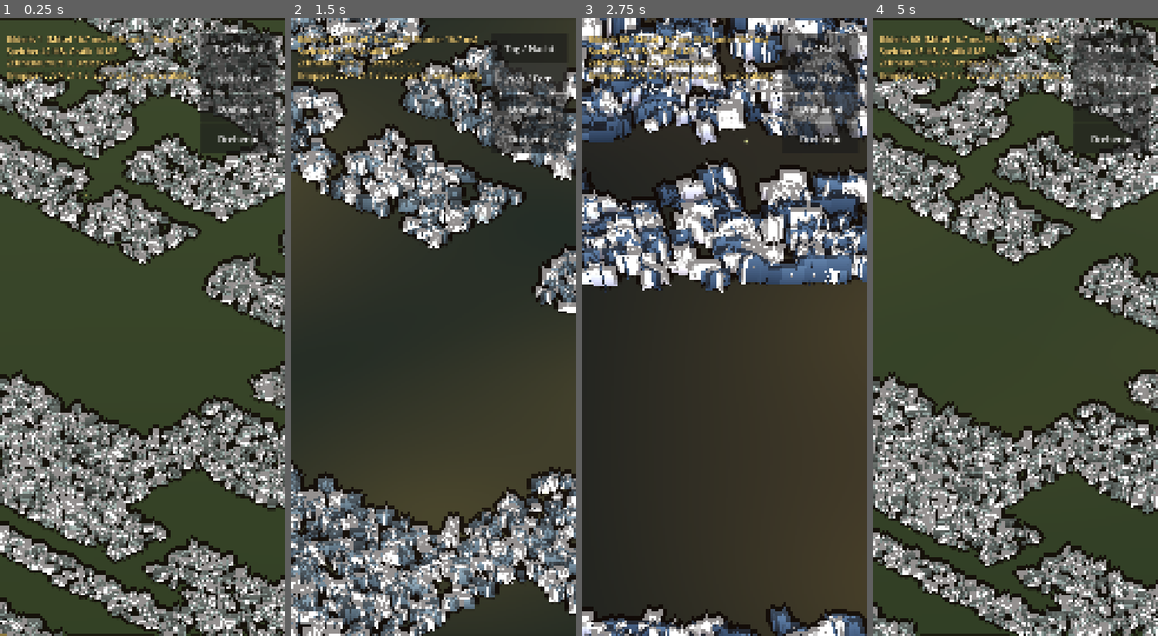
Above: before the commit, frames 1-4 (left to right).
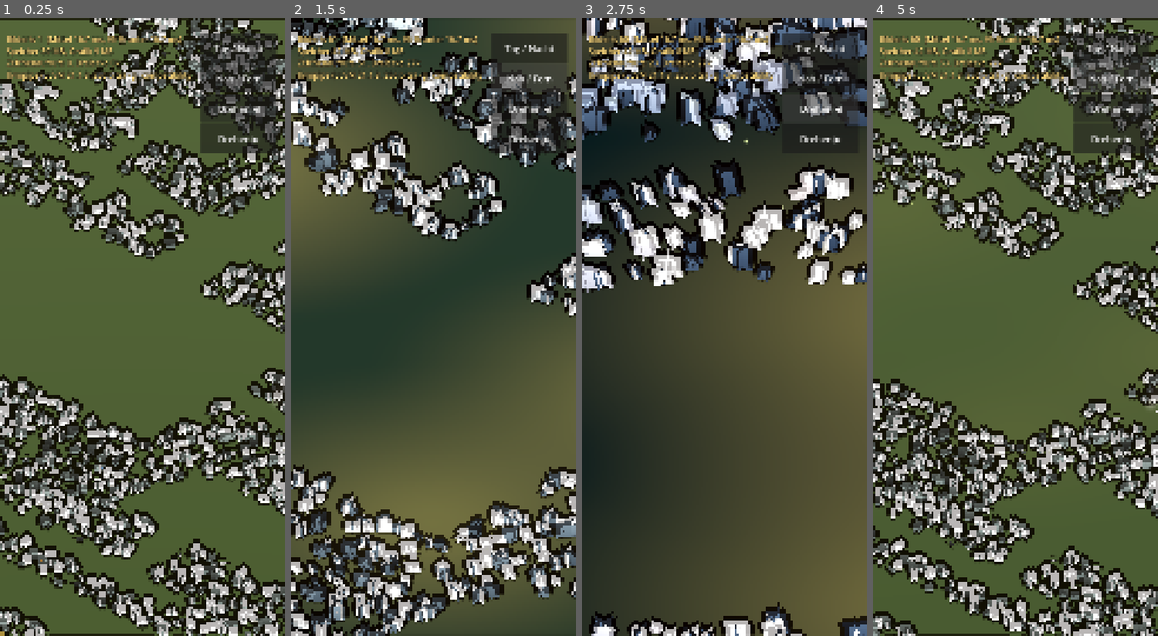
Above: after the commit, the same moments.

Repository: tramour-cmyk/androidapp_rpg_bornim
Game: Godot game, scene res://main.tscn
The game is run twice, just before and just after one commit, with the same random seed, the same clock (stepped at 60 frames per second) and the same inputs.
Inputs:
- Up to frame 1 (0.25 s): no input
- Up to frame 2 (1.5 s): click "Tag / Nacht" at 0.5 s; click "Nah / Fern" at 1.25 s
- Up to frame 3 (2.75 s): click "Drehen ◀" at 2 s
- Up to frame 4 (5 s): click "Drehen ▶" at 2.75 s; click "Tag / Nacht" at 3.5 s; click "Nah / Fern" at 4.25 s

The runs differ from the first frame. In frame 1, 89% of the frame differs, in the area x 0-100%, y 0-100%; in frame 2, 57%; in frame 3, 53%; in frame 4, 89%.

Commit message:
348.5: Farben gedaempft, Schiefer dunkler, Pflaster unregelmaessiger, Schnitt nur auf der Blickachse, Fackel mit Flamme, weniger Gras, Haut waermer
Co-Authored-By: Claude Opus 5.5 <noreply@anthropic.com>
Claude-Session: https://claude.ai/code/session_01PeWFfcPupSrACKfTFYWMRK

Diff:
--- a/tools/godot348/halm.gdshader
+++ b/tools/godot348/halm.gdshader
@@ -18,7 +18,7 @@
 void fragment() {
 	vec4 c = texture(tex, UV);
 	if (c.a < 0.5) discard;
-	ALBEDO = c.rgb * tint * (0.65 + 0.35 * (1.0 - UV.y));
+	ALBEDO = c.rgb * tint * (0.82 + 0.18 * (1.0 - UV.y));
 	ROUGHNESS = 1.0; SPECULAR = 0.0; METALLIC = 0.0;
 }
 void light() {
--- a/tools/godot348/main.gd
+++ b/tools/godot348/main.gd
@@ -62,7 +62,7 @@
 	pm.size = Vector2(120, 120)
 	wiese.mesh = pm
 	var wm := StandardMaterial3D.new()
-	wm.albedo_color = Color(0.09, 0.13, 0.07)   # Waldrand ausserhalb der Karte
+	wm.albedo_color = Color(0.16, 0.21, 0.11)   # Waldrand ausserhalb der Karte
 	wm.roughness = 1.0
 	wiese.material_override = wm
 	wiese.position = Vector3(float(info["spalten"]) * ts / 2, -0.03, float(info["zeilen"]) * ts / 2)
@@ -222,6 +222,9 @@
 	env.background_mode = Environment.BG_COLOR
 	env.ambient_light_source = Environment.AMBIENT_SOURCE_COLOR
 	env.tonemap_mode = Environment.TONE_MAPPER_FILMIC
+	env.adjustment_enabled = true
+	env.adjustment_saturation = 0.8
+	env.adjustment_contrast = 1.06
 	var we := WorldEnvironment.new()
 	we.environment = env
 	add_child(we)
@@ -230,7 +233,7 @@
 		var o := OmniLight3D.new()
 		var p: Array = l["pos"]
 		o.position = Vector3(p[0], p[2], -p[1]) * S
-		o.omni_range = 9.0
+		o.omni_range = 7.0
 		o.light_color = Color(1.0, 0.7, 0.38)
 		o.omni_attenuation = 1.2
 		add_child(o)
@@ -242,9 +245,9 @@
 	sun.light_energy = lerpf(1.3, 0.5, k)
 	sun.light_color = Color(1.0, 0.94, 0.82).lerp(Color(0.55, 0.65, 1.0), k)
 	env.ambient_light_color = Color(0.62, 0.66, 0.75).lerp(Color(0.24, 0.3, 0.48), k)
-	env.ambient_light_energy = lerpf(0.7, 1.4, k)
+	env.ambient_light_energy = lerpf(0.55, 1.2, k)
 	env.background_color = Color(0.36, 0.42, 0.34).lerp(Color(0.03, 0.04, 0.08), k)
-	for o in lamps: (o as OmniLight3D).light_energy = 6.0 * k
+	for o in lamps: (o as OmniLight3D).light_energy = 9.0 * k
 	if glas: glas.set_shader_parameter("glow", 1.5 * k)
 	if wasser: wasser.set_shader_parameter("night", k)
 	for f in falter: (f["n"] as Node3D).visible = k < 0.5
@@ -274,21 +277,21 @@
 	stick.position = Vector3(0, 0.12, 0)
 	t.add_child(stick)
 	flame = MeshInstance3D.new()
-	var fm := SphereMesh.new()
-	fm.radius = 0.06; fm.height = 0.2
+	var fm := CylinderMesh.new()
+	fm.top_radius = 0.0; fm.bottom_radius = 0.055; fm.height = 0.2; fm.radial_segments = 10; fm.rings = 1
 	flame.mesh = fm
 	var em := StandardMaterial3D.new()
 	em.shading_mode = BaseMaterial3D.SHADING_MODE_UNSHADED
-	em.albedo_color = Color(1.0, 0.75, 0.3)
+	em.albedo_color = Color(1.0, 0.62, 0.18)
 	em.emission_enabled = true
-	em.emission = Color(1.0, 0.5, 0.12)
+	em.emission = Color(1.0, 0.42, 0.08)
 	em.emission_energy_multiplier = 3.0
 	flame.material_override = em
-	flame.position = Vector3(0, 0.42, 0)
+	flame.position = Vector3(0, 0.46, 0)
 	t.add_child(flame)
 	torch = OmniLight3D.new()
 	torch.position = Vector3(0, 0.6, 0)
-	torch.light_color = Color(1.0, 0.6, 0.3)
+	torch.light_color = Color(1.0, 0.58, 0.22)
 	torch.omni_range = 8.0
 	torch.omni_attenuation = 2.0
 	t.add_child(torch)
@@ -327,8 +330,8 @@
 			var t := row[c]
 			var n := 0
 			var korn := t == "c"
-			if t == "." or t == "f": n = 26
-			elif t == "T": n = 12
+			if t == "." or t == "f": n = 9
+			elif t == "T": n = 5
 			elif korn: n = 46
 			for k in n:
 				var x := (c + rng.randf()) * ts; var z := (r + rng.randf()) * ts
@@ -582,7 +585,8 @@
 	if not torch_set and t_all > 0.2: fix_torch()
 	night = move_toward(night, night_goal, dt / 1.5)
 	apply_night()
-	if torch: torch.light_energy = 3.0 * night * (0.88 + 0.12 * sin(t_all * 17.0) * sin(t_all * 7.3))
+	if torch: torch.light_energy = 2.2 * night * (0.88 + 0.12 * sin(t_all * 17.0) * sin(t_all * 7.3))
+	if flame: flame.scale = Vector3(1.0, 1.0 + 0.18 * sin(t_all * 13.0) * sin(t_all * 5.1), 1.0)
 	var dir := Vector3.ZERO
 	if dragging and joy_vec.length() > 0.15:
 		var r := cam.global_basis.x; r.y = 0
--- a/tools/godot348/toon.gdshader
+++ b/tools/godot348/toon.gdshader
@@ -18,7 +18,12 @@
 	}
 }
 void fragment() {
-	if (cut_on > 0.5 && wpos.y > 0.4 && dot(wpos - cut_pos, CAMERA_DIRECTION_WORLD) < -1.0) discard;
+	if (cut_on > 0.5 && wpos.y > 0.4) {           // nur, was zwischen Kamera und Held steht (Saeule um die Blickachse)
+		vec3 d = wpos - cut_pos;
+		float along = dot(d, CAMERA_DIRECTION_WORLD);
+		float side = length(d - CAMERA_DIRECTION_WORLD * along);
+		if (along < -0.6 && side < 1.5) discard;
+	}
 	ALBEDO = texture(tex, UV).rgb * COLOR.rgb;
 	ROUGHNESS = 1.0;
 	SPECULAR = 0.0;      // kein Glanz aus der Umgebung (sonst Plastik)
Not shown, changed: tools/blender348/v3/dorf.py
Not shown, changed: tools/blender348/v3/held3.py
Not shown, changed: tools/blender348/v3/tex.py
